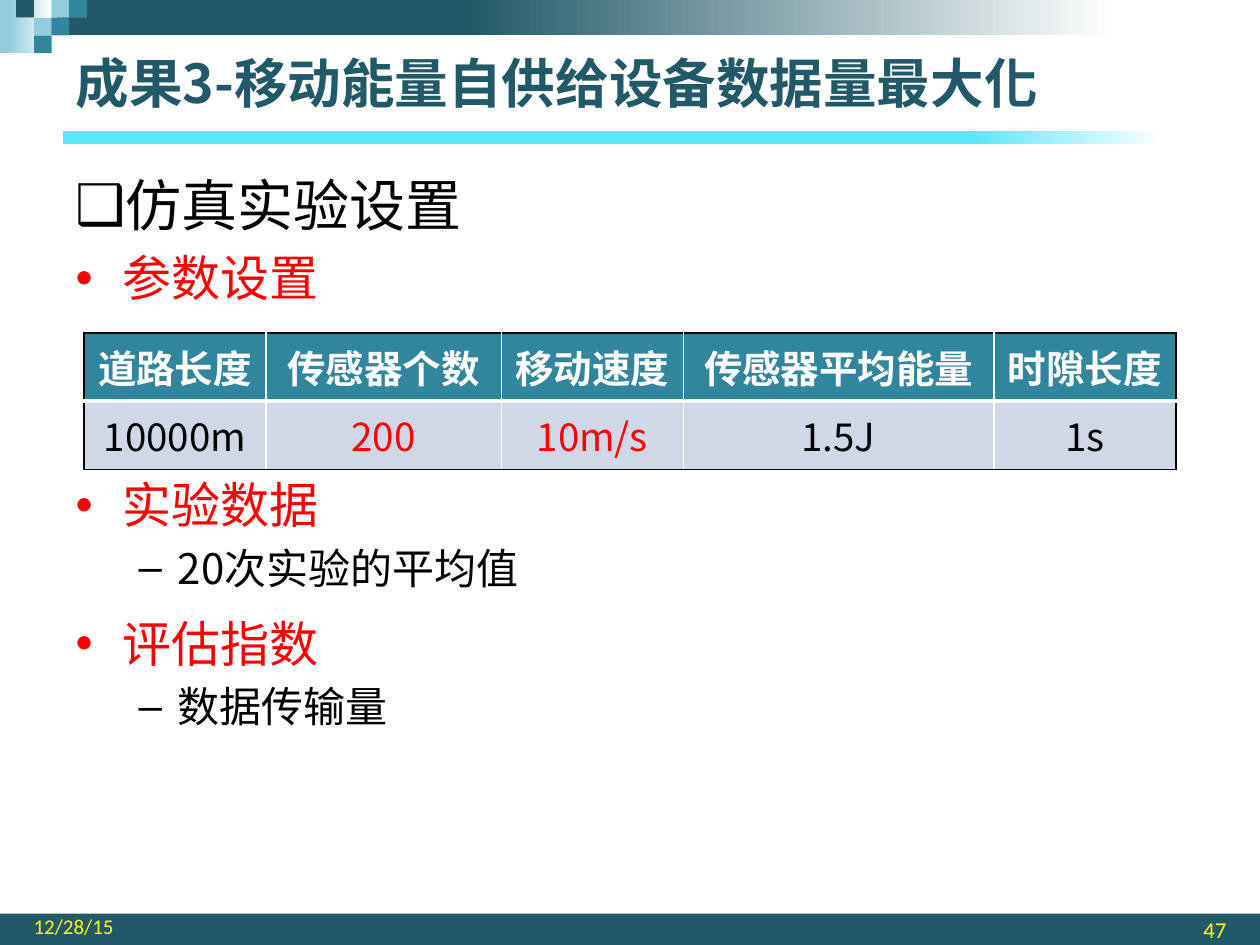
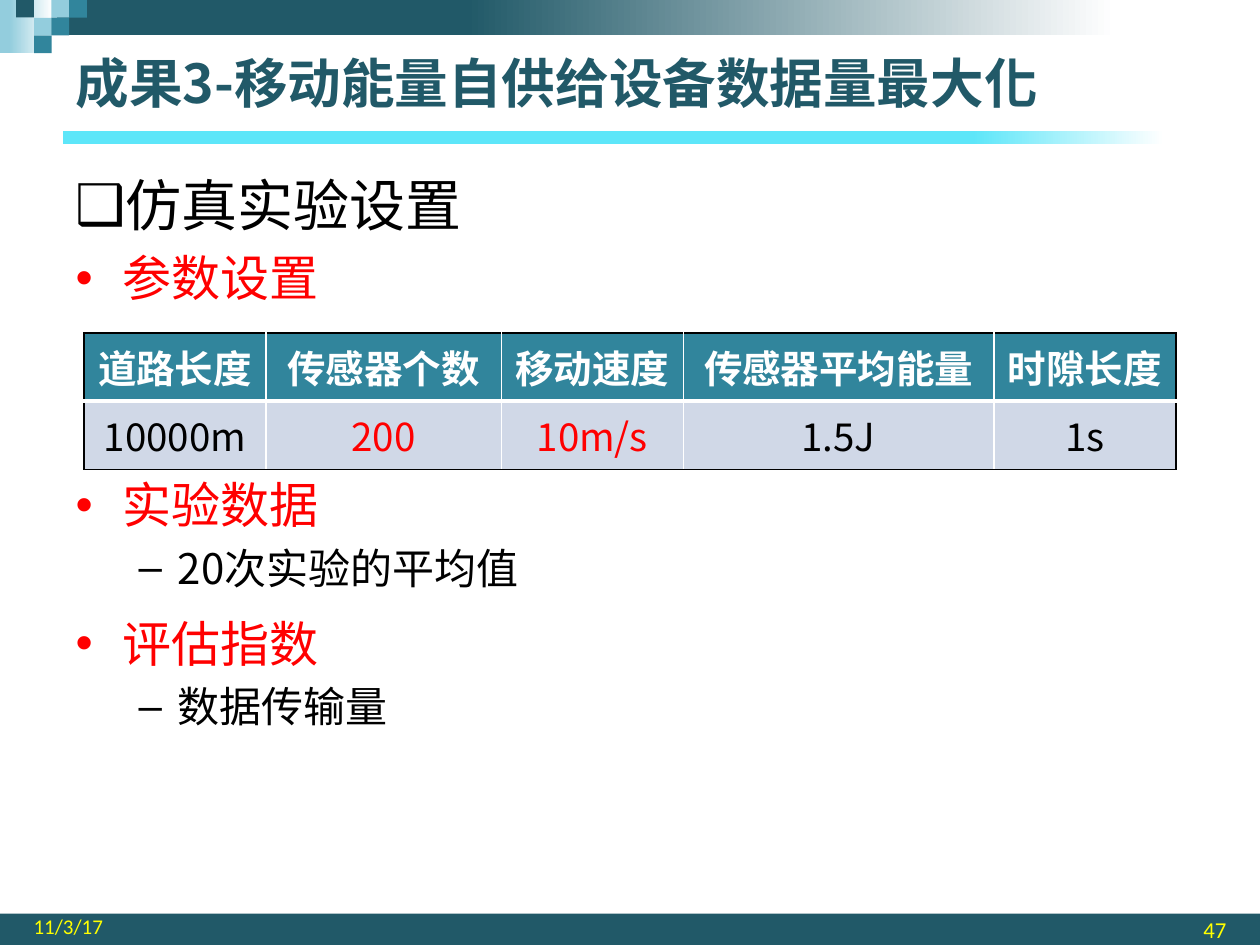
Before and after one commit to SEU-NetSI/fengshan.seu-netsi.net, a slide deck: slide 47 of papers/Dissertation_Slides_2015_FengShan.pptx. Drawn at 1260x945 pixels with LibreOffice and Linux fonts; fonts in the diff are those of the drawing; background and template pictures are left out. Boxes give left, top, right and bottom in pixels: in the first picture for what was removed or moved away, otherwise in the second. Text is boxed around its words. In the diff, an @@ line names an element or a change of style, - is before the commit and + after.

```diff
--- a/papers/Dissertation_Slides_2015_FengShan.pptx
+++ b/papers/Dissertation_Slides_2015_FengShan.pptx
@@ text at bbox=[34, 919, 103, 935]: text changed @@
-12/28/15
+11/3/17
```
Also in this commit, not shown: 59 other slides changed, 1 other file.
